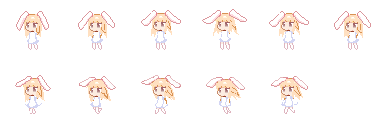
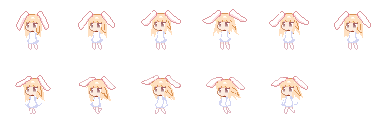
Layers edited between the first and the second 384x128 image:
painted on "ear" over [93, 13, 357, 32]
painted on "hair" over [92, 34, 358, 104]
